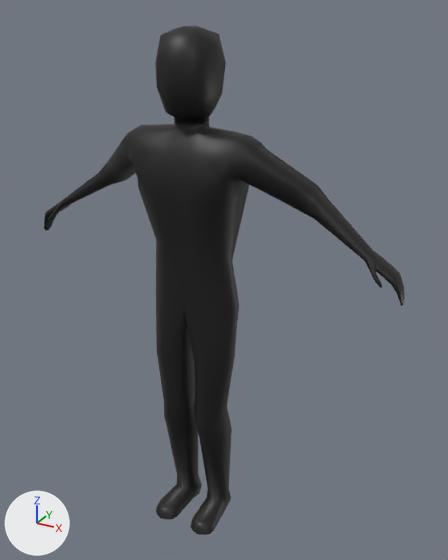
The FBX model Assets/Models/Character/Carriers.fbx, before and after one commit.
One viewpoint serves both versions: a 50 mm lens placed at (10.14, -16.4, 18.0), pointed at (0.77, 0.64, 9.48). The lights are fixed; the arrows at lower left show +X, +Y and +Z. The older version comes first. Where no turn or scale is listed for an object, it has been applied to the vertices.

Before the edit, the objects in view are built like this:
```python
me_cube_001 = bpy.data.meshes.new('Cube.001')
me_cube_001.from_pydata(...)  # 930 vertices, 896 faces; spans x -6.9..6.9, y -1.5..1.2, z -0.1..17.5
me_cube_001.materials.append(mat_material_002)  # picture img_black_png
ob_cube_001 = bpy.data.objects.new('Cube.001', me_cube_001)
ob_cube_001.location = (0.0, 0.0, 0.0)
```
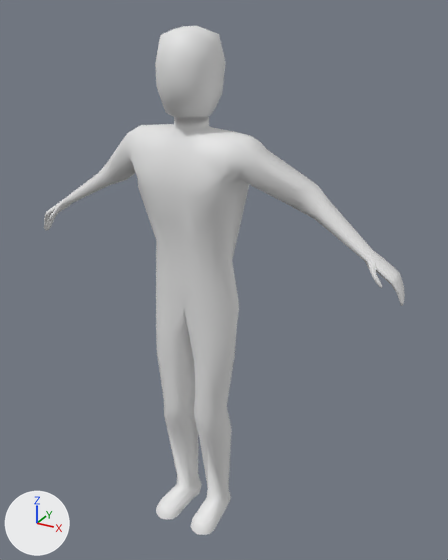
What differs and where, as boxes [x1, y1, x2, y2] in the pictures (448 x 560 px):
'Cube.001', recoloured (black to white): [44, 26, 405, 535] in both

The edits, one by one:
me_cube_001 has 930 vertices, 896 faces and spans x -6.9..6.9, y -1.5..1.2, z -0.1..17.5.
me_cube_001 no longer uses material mat_material_002 (picture img_black_png).
